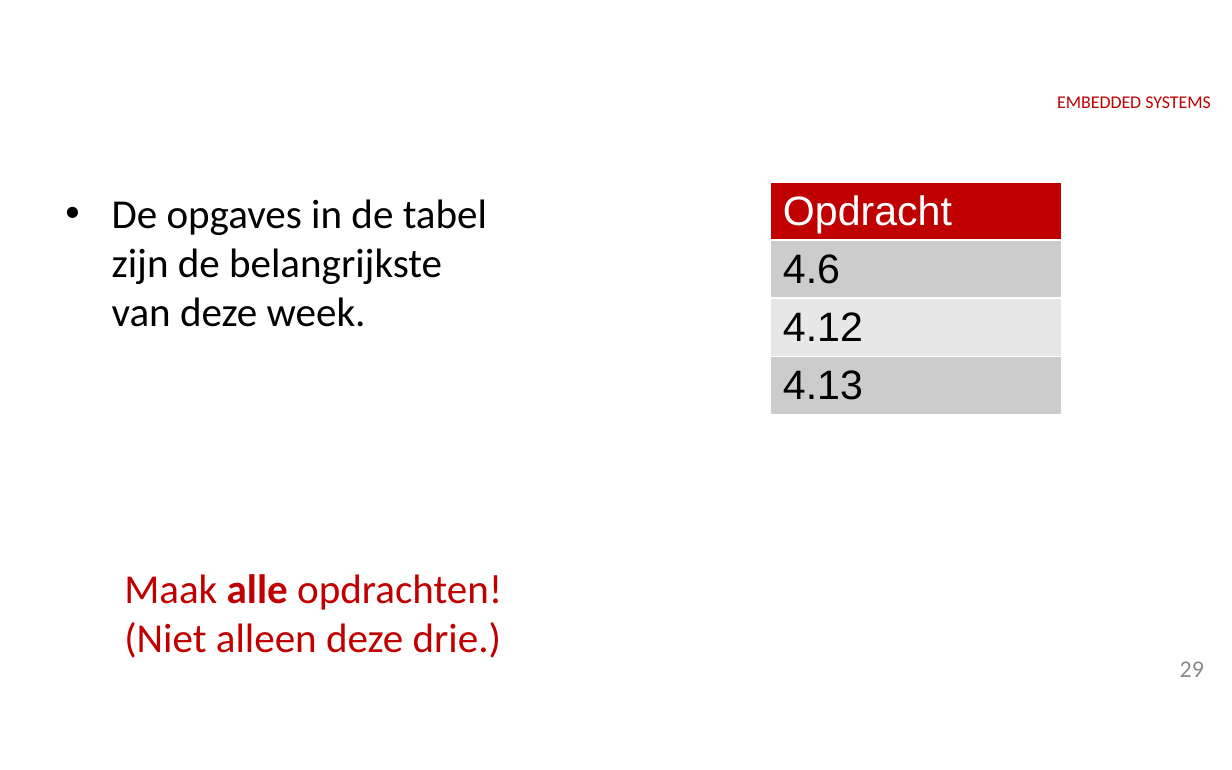
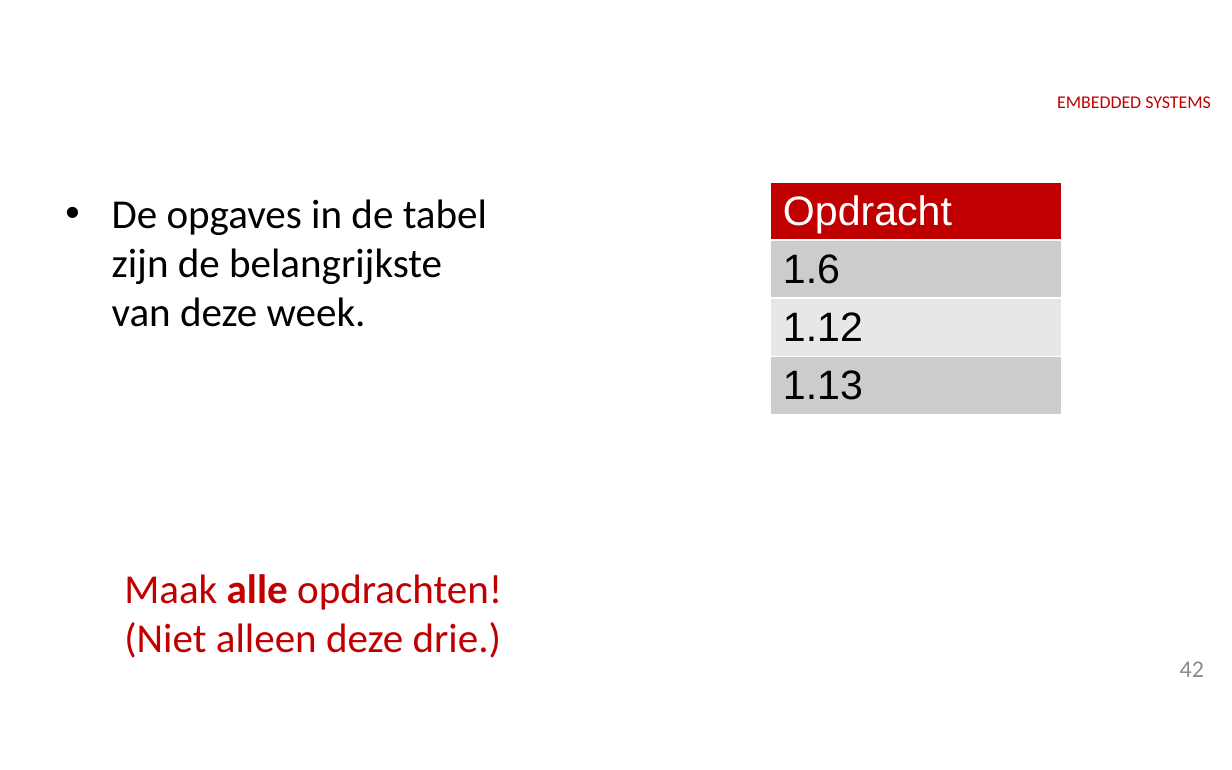
Before and after one commit to HR-ELEKTRO/ems2, a slide deck: slide 42 of Presentaties/EMS20_week1_theorie.pptx (slide 29 before the commit). Drawn at 1232x770 pixels with LibreOffice and Linux fonts; fonts in the diff are those of the drawing; background and template pictures are left out. Boxes give left, top, right and bottom in pixels: in the first picture for what was removed or moved away, otherwise in the second. Text is boxed around its words. In the diff, an @@ line names an element or a change of style, - is before the commit and + after.

```diff
--- a/Presentaties/EMS20_week1_theorie.pptx
+++ b/Presentaties/EMS20_week1_theorie.pptx
@@ table at box(771, 182, 1062, 404) @@
-row 2, column 1: 4.6
+row 2, column 1: 1.6
-row 3, column 1: 4.12
+row 3, column 1: 1.12
-row 4, column 1: 4.13
+row 4, column 1: 1.13
@@ page number at box(1180, 661, 1204, 677): text changed @@
-29
+42
```
Also in this commit, not shown: 16 slides added, 3 slides removed.
